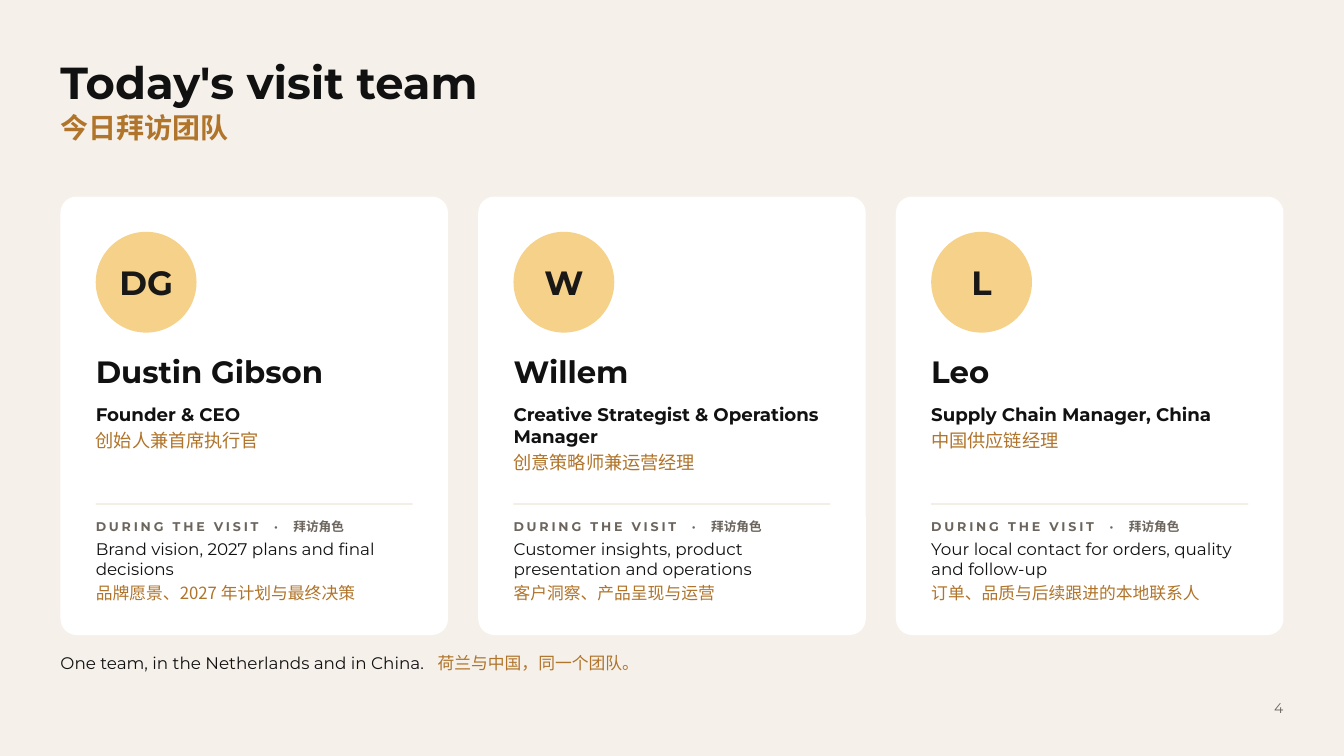
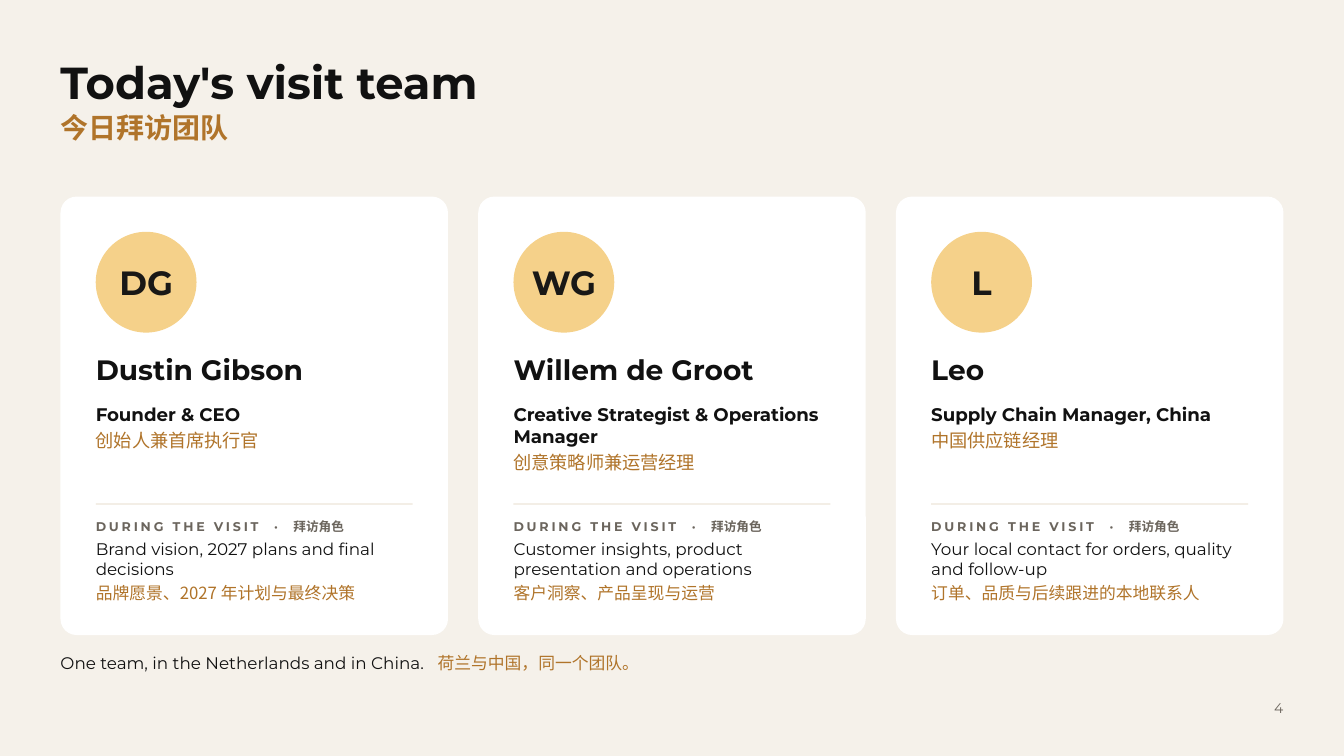
Before and after one commit to Wellshave/design, a slide deck: slide 4 of presentaties/fabrieksbezoek-china-2026/uitvoer/Wellshave_Factory_Visit_Global-Bestway.pptx. Drawn at 1344x756 pixels with LibreOffice and Linux fonts; fonts in the diff are those of the drawing; background and template pictures are left out. Boxes give left, top, right and bottom in pixels: in the first picture for what was removed or moved away, otherwise in the second. Text is boxed around its words. In the diff, an @@ line names an element or a change of style, - is before the commit and + after.

```diff
--- a/presentaties/fabrieksbezoek-china-2026/uitvoer/Wellshave_Factory_Visit_Global-Bestway.pptx
+++ b/presentaties/fabrieksbezoek-china-2026/uitvoer/Wellshave_Factory_Visit_Global-Bestway.pptx
@@ text at (x1=532, y1=271, x2=596, y2=296): text changed @@
-W
+WG
@@ text "Dustin Gibson" at (x1=96, y1=358, x2=303, y2=381): size 22 to 20 pt @@
@@ text at (x1=514, y1=358, x2=753, y2=381): text changed; size 22 to 20 pt @@
-Willem
+Willem de Groot
@@ text "Leo" at (x1=931, y1=360, x2=984, y2=381): size 22 to 20 pt @@
```
Also in this commit, not shown: 2 other slides changed, 2 slides added, 1 slide removed, 8 other files.
